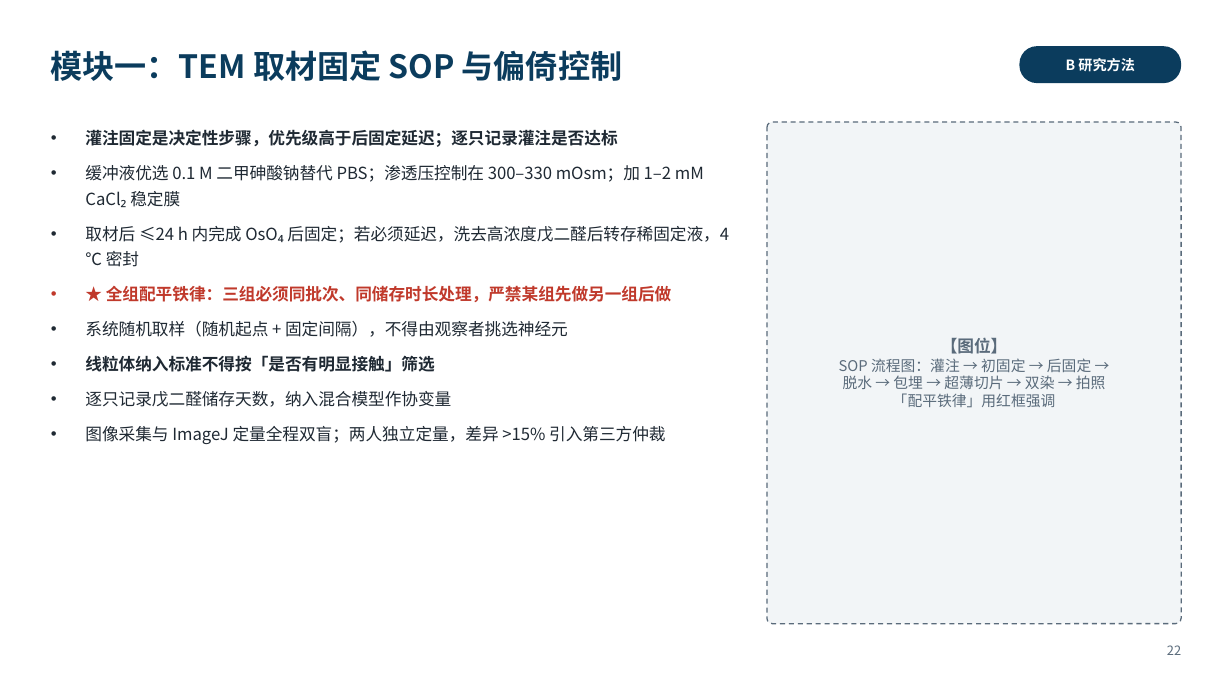
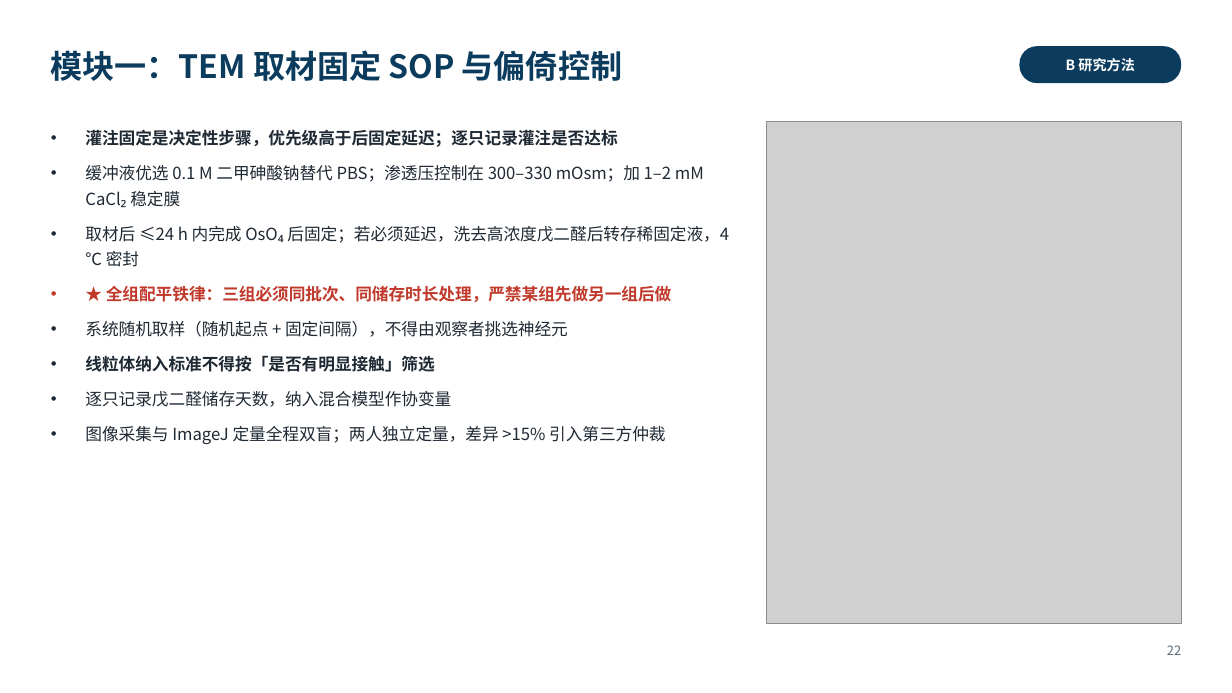
Before and after one commit to xoaiquynhanh17228kk-sketch/test, a slide deck: slide 22 of 开题报告_骨架.pptx. Drawn at 1232x693 pixels with LibreOffice and Linux fonts; fonts in the diff are those of the drawing; grey boxes stand for pictures. Boxes give left, top, right and bottom in pixels: in the first picture for what was removed or moved away, otherwise in the second. Text is boxed around its words. In the diff, an @@ line names an element or a change of style, - is before the commit and + after.

```diff
--- a/开题报告_骨架.pptx
+++ b/开题报告_骨架.pptx
@@ rounded rectangle removed at (767,122,1181,624) @@
@@ picture added at (767,122,1181,624) @@
@@ text removed at (839,337,1106,408) @@
-【图位】
-SOP 流程图：灌注 → 初固定 → 后固定 →
-脱水 → 包埋 → 超薄切片 → 双染 → 拍照
-「配平铁律」用红框强调
```
Also in this commit, not shown: 22 other slides changed, 26 other files.
